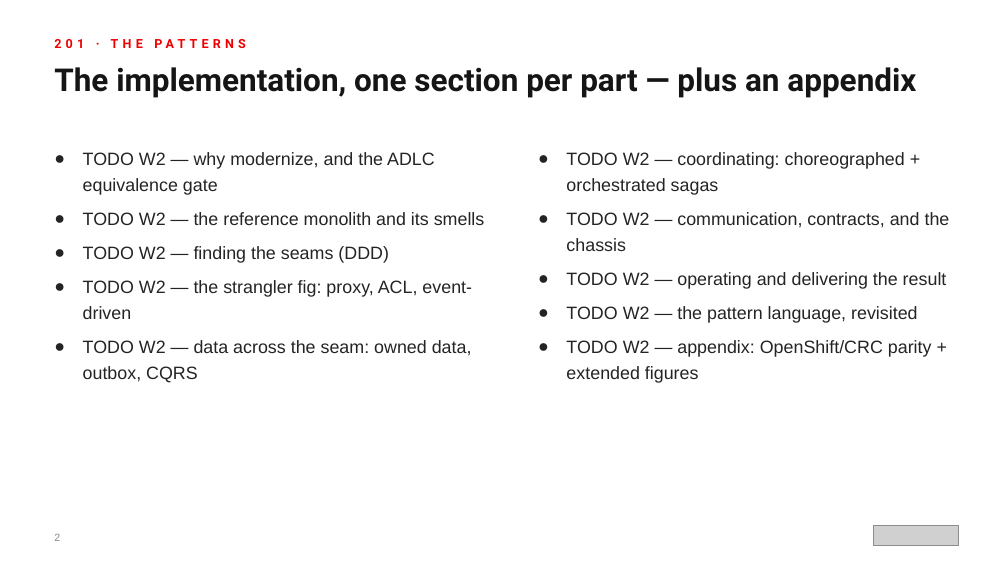
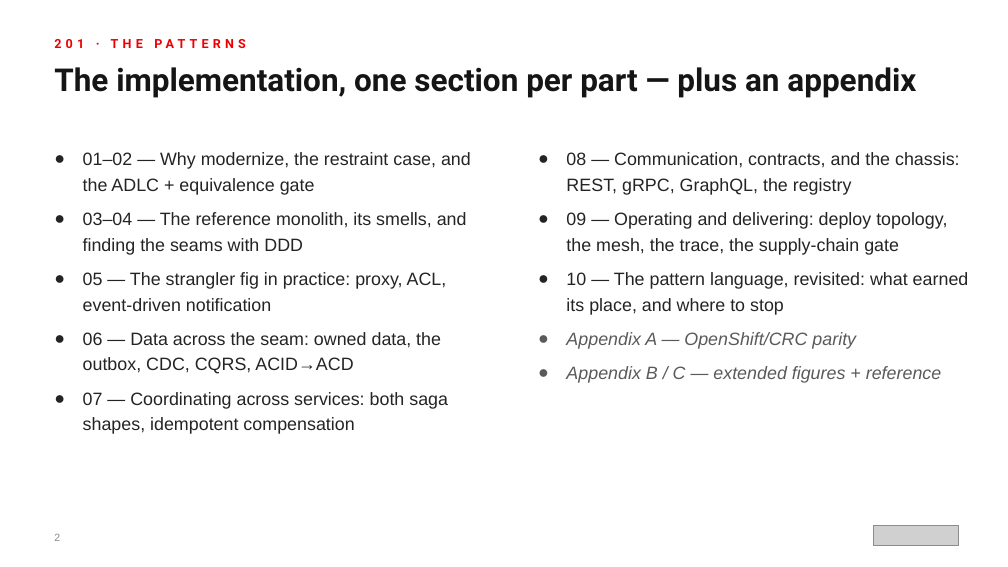
Before and after one commit to patterncatalyst/modernizing-enterprise-applications-python, a slide deck: slide 2 of presentation/modernizing-201/Modernizing-201-r1.0.pptx. Drawn at 1008x567 pixels with LibreOffice and Linux fonts; fonts in the diff are those of the drawing; grey boxes stand for pictures. Boxes give left, top, right and bottom in pixels: in the first picture for what was removed or moved away, otherwise in the second. Text is boxed around its words. In the diff, an @@ line names an element or a change of style, - is before the commit and + after.

Commit message:
feat(decks): build 201 deck — the patterns (50 main + 32 appendix, real examples/ code)

```diff
--- a/presentation/modernizing-201/Modernizing-201-r1.0.pptx
+++ b/presentation/modernizing-201/Modernizing-201-r1.0.pptx
@@ text at <box>83,152,471,434</box>: text changed @@
-● TODO W2 — why modernize, and the ADLC equivalence gate
-● TODO W2 — the reference monolith and its smells
-● TODO W2 — finding the seams (DDD)
-● TODO W2 — the strangler fig: proxy, ACL, event-driven
-● TODO W2 — data across the seam: owned data, outbox, CQRS
+● 01–02 — Why modernize, the restraint case, and the ADLC + equivalence gate
+● 03–04 — The reference monolith, its smells, and finding the seams with DDD
+● 05 — The strangler fig in practice: proxy, ACL, event-driven notification
+● 06 — Data across the seam: owned data, the outbox, CDC, CQRS, ACID→ACD
+● 07 — Coordinating across services: both saga shapes, idempotent compensation
@@ text at <box>566,152,969,383</box>: text changed @@
-● TODO W2 — coordinating: choreographed + orchestrated sagas
-● TODO W2 — communication, contracts, and the chassis
-● TODO W2 — operating and delivering the result
-● TODO W2 — the pattern language, revisited
-● TODO W2 — appendix: OpenShift/CRC parity + extended figures
+● 08 — Communication, contracts, and the chassis: REST, gRPC, GraphQL, the registry
+● 09 — Operating and delivering: deploy topology, the mesh, the trace, the supply-chain gate
+● 10 — The pattern language, revisited: what earned its place, and where to stop
+● Appendix A — OpenShift/CRC parity
+● Appendix B / C — extended figures + reference
```
Also in this commit, not shown: 67 other slides changed, 1 other file.
